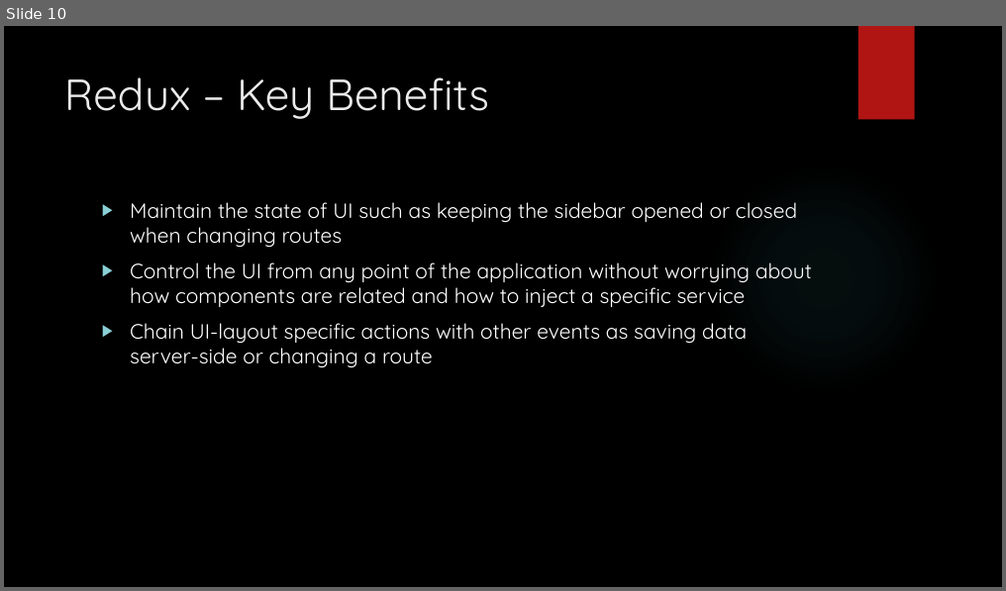
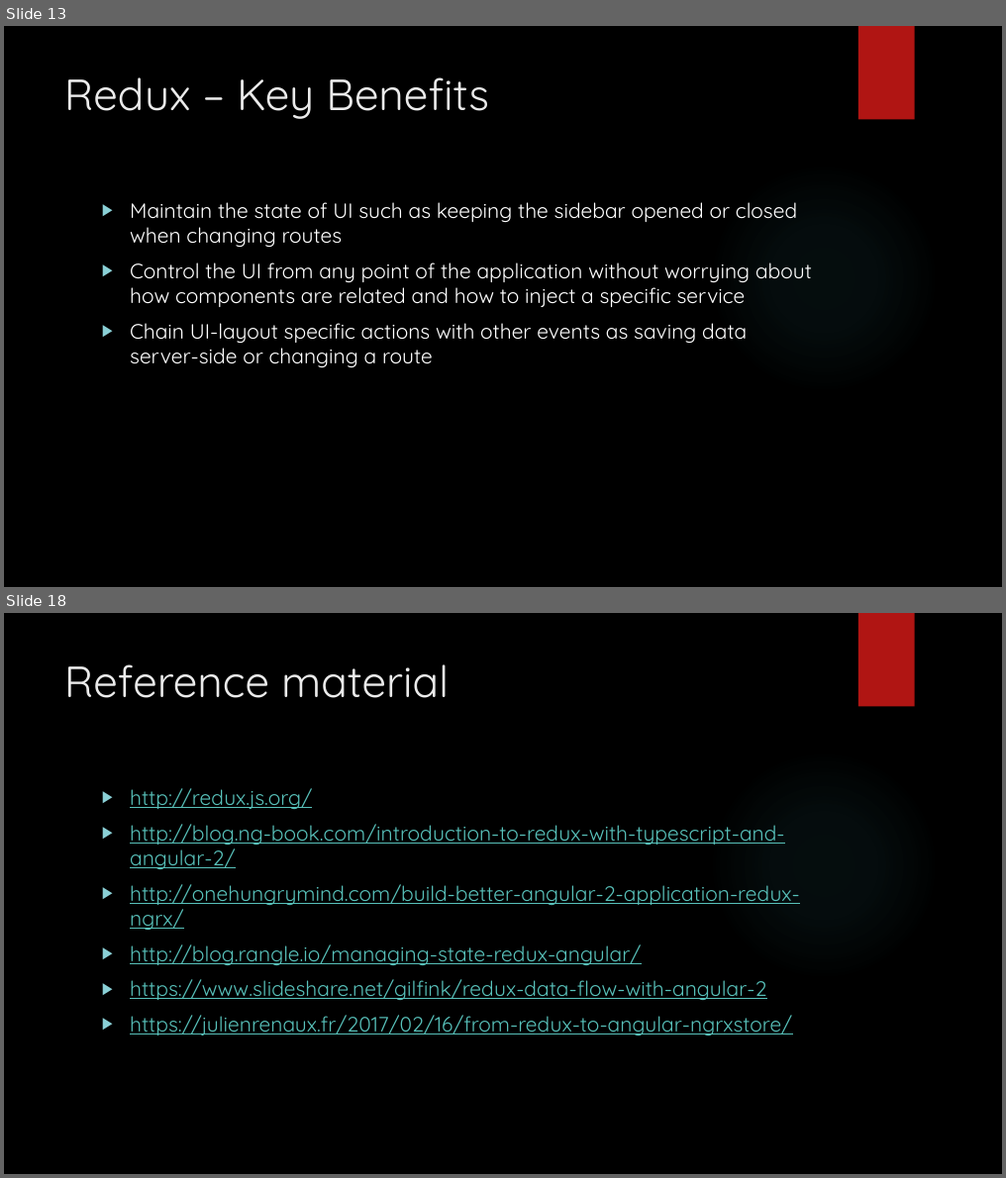
Before and after one commit to hipervee/learnRx, a slide deck: slidesAndImages/Introduction.pptx. Shown one above the other, each under a label of ours: slide 10 before the commit, slides 13 and 18 after it; the slides between them are not shown. The pictures are 1006x591 and 1006x1178 pixels, drawn with LibreOffice and Linux fonts; fonts in the diff are those of the drawing; background and template pictures are left out. Boxes give left, top, right and bottom in pixels: in the first picture for what was removed or moved away, otherwise in the second. Text is boxed around its words. In the diff, an @@ line names an element or a change of style, - is before the commit and + after.

```diff
--- a/slidesAndImages/Introduction.pptx
+++ b/slidesAndImages/Introduction.pptx
@@ slide 18 added at bbox=[4, 613, 1002, 1174], background picture (left out); not listed: 2 template elements that a slide beside it also shows @@
@@ title added at bbox=[64, 664, 449, 698], 42 pt, text #EBEBEB @@
+Reference material
@@ text added at bbox=[130, 788, 800, 1036], 20 pt, text #58C1BA, underline @@
+▶ http://redux.js.org/
+▶ http://blog.ng-book.com/introduction-to-redux-with-typescript-and-angular-2/
+▶ http://onehungrymind.com/build-better-angular-2-application-redux-ngrx/
+▶ http://blog.rangle.io/managing-state-redux-angular/
+▶ https://www.slideshare.net/gilfink/redux-data-flow-with-angular-2
+▶ https://julienrenaux.fr/2017/02/16/from-redux-to-angular-ngrxstore/
@@ what was slide 10 is now slide 13 @@
```
Also in this commit, not shown: 2 slides changed, 5 other slides added.
